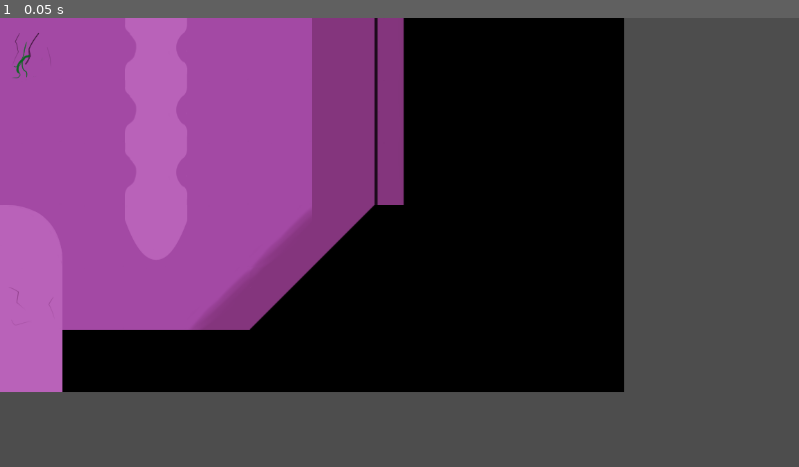
Above: before the commit, frame 1.
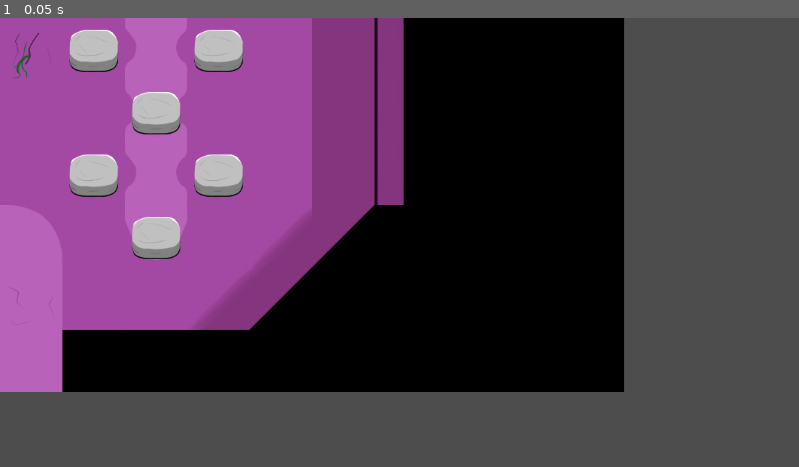
Above: after the commit, the same moment.

Repository: swapmasterx/undertale-tiaf
Game: Godot game, scene res://stages/ruins/Ruins_room4.tscn
The game is run twice, just before and just after one commit, with the same random seed, the same clock (stepped at 60 frames per second) and the same inputs. This scene is started directly instead of the project's main scene.
Inputs:
- Up to frame 1 (0.05 s): no input

The runs differ from the first frame. In frame 1, 3.2% of the frame differs, in the area x 8-31%, y 2-54%.
Error in both runs: Invalid assignment of property or key 'position' with value of type 'Vector2' on a base object of type 'null instance'. (res://stages/room_load_trigger_stuff/l…

Commit message:
Update 9
Buttons and levers. They just change when interacted with. Will do more later

Diff:
--- /dev/null
+++ b/floor_button.gd
@@ -0,0 +1,28 @@
+extends Node2D
+
+@export var load_trigger_area: LoadTriggerArea
+
+@export var on_texture: Texture
+
+@export var off_texture: Texture
+
+@export var sprite: Sprite2D
+
+@export var switch_state: bool = false
+
+func _ready():
+	if load_trigger_area:
+		if GlobalFlags.dev_mode == true:
+			print("interaction for ", self, " loaded")
+		load_trigger_area.interact = Callable(self, "_on_interact")
+		await self.ready
+		sprite.texture = off_texture
+
+func _on_interact():
+	if switch_state == false:
+		sprite.texture = on_texture
+		switch_state = true
+	else:
+		sprite.texture = off_texture
+		switch_state = false
+	print("touched the button ", switch_state)
--- /dev/null
+++ b/object prefabs/floor_button.tscn
@@ -0,0 +1,26 @@
+[gd_scene load_steps=7 format=3 uid="uid://btt4wd80ld8g1"]
+
+[ext_resource type="PackedScene" uid="uid://br00jt6bfouqk" path="res://stages/room_load_trigger_stuff/room_change_obj.tscn" id="1_oaupf"]
+[ext_resource type="Script" uid="uid://ddhuxh22yh1jc" path="res://floor_button.gd" id="2_nk5ff"]
+[ext_resource type="PackedScene" uid="uid://7b1j213oon8l" path="res://stages/load_trigger_area.tscn" id="3_nk5ff"]
+[ext_resource type="Texture2D" uid="uid://cxpc2p6v2yhd7" path="res://sprites/dev/button_down.png" id="3_w6ymt"]
+[ext_resource type="Texture2D" uid="uid://csnfdo6xpp8n2" path="res://sprites/dev/button_up.png" id="4_v3j3d"]
+
+[sub_resource type="RectangleShape2D" id="RectangleShape2D_nk5ff"]
+size = Vector2(58, 42)
+
+[node name="floor_button" node_paths=PackedStringArray("load_trigger_area", "sprite") instance=ExtResource("1_oaupf")]
+script = ExtResource("2_nk5ff")
+load_trigger_area = NodePath("LoadTriggerArea")
+on_texture = ExtResource("3_w6ymt")
+off_texture = ExtResource("4_v3j3d")
+sprite = NodePath("Sprite2D")
+switch_state = false
+
+[node name="Sprite2D" type="Sprite2D" parent="." index="0"]
+texture = ExtResource("4_v3j3d")
+
+[node name="LoadTriggerArea" parent="." index="1" instance=ExtResource("3_nk5ff")]
+
+[node name="CollisionShape2D" type="CollisionShape2D" parent="LoadTriggerArea" index="0"]
+shape = SubResource("RectangleShape2D_nk5ff")
--- a/object prefabs/object_core.gd
+++ b/object prefabs/object_core.gd
@@ -3,7 +3,7 @@
 class_name ObjectCore
 
 #0 = unset, 1 = text interactible, 2 = room load trigger
-@export_enum("Unset", "Textbox", "SavePoint") var object_type: int
+@export_enum("Unset", "Textbox", "SavePoint", "Switch") var object_type: int
 @export var interaction_area: InteractionArea
 #@export var text_handler: DialogHandler
 @export var dialog_data: DialogData
@@ -13,12 +13,24 @@
 var interact_counter: int = 0
 @export var max_interact: int = 1
 
+@export var switch_state: bool = false
+
+@export var on_texture: Texture
+
+@export var off_texture: Texture
+
+@export var sprite: Sprite2D
+
 func _ready():
 	if interaction_area:
+
 		if GlobalFlags.dev_mode == true:
 			print("interaction for ", self, " loaded")
 		interaction_area.interact = Callable(self, "_on_interact")
 		print(interaction_area.interact)
+		if object_type == 3:
+			await self.ready
+			sprite.texture = off_texture
 
 func _on_interact():
 
@@ -65,4 +77,10 @@
 
 
 func switch():
-	pass
+	if switch_state == false:
+		sprite.texture = on_texture
+		switch_state = true
+	else:
+		sprite.texture = off_texture
+		switch_state = false
+	print("touched the lever ", switch_state)
--- a/stages/room_load_trigger_stuff/change_room_trigger.gd
+++ b/stages/room_load_trigger_stuff/change_room_trigger.gd
@@ -3,9 +3,6 @@
 @export var scene_to_load: String = "0"
 
 @export var load_at: int = 0
-#@export var sideScrollModeSet = false
-
-#@export var veticalScrollModeSet = false
 
 @export var load_trigger_area: LoadTriggerArea
 
@@ -23,8 +20,6 @@
 	GlobalFlags.room_changing = true
 	Loadscreen.scene_to_load = scene_to_load
 
-	#Loadscreen.sideScrollModeSet = sideScrollModeSet
-	#Loadscreen.veticalScrollModeSet = veticalScrollModeSet
 	Loadscreen.change_scene()
 	SaveData.current_room = scene_to_load
 	print (scene_to_load)
--- a/stages/ruins/Ruins_room4.tscn
+++ b/stages/ruins/Ruins_room4.tscn
@@ -1,11 +1,19 @@
-[gd_scene load_steps=8 format=4 uid="uid://cp7knendu7hxk"]
+[gd_scene load_steps=14 format=4 uid="uid://cp7knendu7hxk"]
 
 [ext_resource type="Script" uid="uid://du3jwq3d6fwxg" path="res://stages/room_startup.gd" id="1_hg0r0"]
 [ext_resource type="TileSet" uid="uid://cll7x8gqf4262" path="res://tilemaps/ruins/ruins_toriel_home_yellow_hall.tres" id="2_rur2a"]
 [ext_resource type="Texture2D" uid="uid://uoq6xhg2udrp" path="res://tilemaps/ruins/tilesets/03a_ruins puzzle room_open.png" id="3_3sng2"]
 [ext_resource type="PackedScene" uid="uid://br00jt6bfouqk" path="res://stages/room_load_trigger_stuff/room_change_obj.tscn" id="4_0cutb"]
+[ext_resource type="PackedScene" uid="uid://hxjdqn8me8ba" path="res://object prefabs/object_base.tscn" id="4_pfvh1"]
+[ext_resource type="Resource" uid="uid://djdedcygfwnv2" path="res://UI/textbox stuff/dialog_set_resources/Ruins/Opening Area/Opening_room_flowers.tres" id="5_exxb3"]
 [ext_resource type="PackedScene" uid="uid://7b1j213oon8l" path="res://stages/load_trigger_area.tscn" id="5_pfvh1"]
+[ext_resource type="PackedScene" uid="uid://yu3tpob26bu4" path="res://interaction/Interaction_Area.tscn" id="6_7lpse"]
 [ext_resource type="PackedScene" uid="uid://bigpom0yyw1m3" path="res://stages/room_load_trigger_stuff/loadat_point.tscn" id="6_exxb3"]
+[ext_resource type="Texture2D" uid="uid://b88b78l8vow32" path="res://sprites/dev/ruins_lever_down.png" id="6_xig3i"]
+[ext_resource type="Texture2D" uid="uid://hvut31th7ghk" path="res://sprites/dev/ruins_lever_up.png" id="7_r8aih"]
+
+[sub_resource type="RectangleShape2D" id="RectangleShape2D_0cutb"]
+size = Vector2(21, 98)
 
 [sub_resource type="RectangleShape2D" id="RectangleShape2D_1vgup"]
 size = Vector2(190, 20)
@@ -22,14 +30,35 @@
 tile_set = ExtResource("2_rur2a")
 navigation_enabled = false
 
+[node name="02RuinsFirstSave" type="Sprite2D" parent="."]
+texture = ExtResource("3_3sng2")
+
 [node name="DecorB" type="TileMapLayer" parent="."]
+tile_map_data = PackedByteArray("AAADAAAAAwAAAAAAAgACAP//AwAAAAAAAgABAAAAAwAAAAAAAgABAAIAAwAAAAAAAgADAAIAAwAAAAAAAgACAAMAAwAAAAAAAgACAAEAAwAAAAAAAgA=")
 tile_set = ExtResource("2_rur2a")
 navigation_enabled = false
 
-[node name="02RuinsFirstSave" type="Sprite2D" parent="."]
-texture = ExtResource("3_3sng2")
+[node name="Interactibles" type="Node2D" parent="."]
 
-[node name="Interactibles" type="Node2D" parent="."]
+[node name="Switch" parent="Interactibles" node_paths=PackedStringArray("interaction_area", "sprite") instance=ExtResource("4_pfvh1")]
+position = Vector2(225, -176)
+object_type = 3
+interaction_area = NodePath("Interaction_Area")
+dialog_data = ExtResource("5_exxb3")
+on_texture = ExtResource("6_xig3i")
+off_texture = ExtResource("7_r8aih")
+sprite = NodePath("Switch2")
+
+[node name="Interaction_Area" parent="Interactibles/Switch" instance=ExtResource("6_7lpse")]
+
+[node name="CollisionShape2D" type="CollisionShape2D" parent="Interactibles/Switch/Interaction_Area"]
+position = Vector2(0, 0.5)
+rotation = 1.5708
+shape = SubResource("RectangleShape2D_0cutb")
+
+[node name="Switch2" type="Sprite2D" parent="Interactibles/Switch"]
+position = Vector2(0, -95)
+texture = ExtResource("7_r8aih")
 
 [node name="Scripted Events" type="Node2D" parent="."]
 
--- a/tilemaps/ruins/ruins_toriel_home_yellow_hall.tres
+++ b/tilemaps/ruins/ruins_toriel_home_yellow_hall.tres
@@ -1,9 +1,10 @@
-[gd_resource type="TileSet" load_steps=9 format=3 uid="uid://cll7x8gqf4262"]
+[gd_resource type="TileSet" load_steps=10 format=3 uid="uid://cll7x8gqf4262"]
 
 [ext_resource type="Texture2D" uid="uid://b8ambl45c0fkk" path="res://tilemaps/ruins/toriels_home_yellow_hall.png" id="1_hgjtb"]
 [ext_resource type="Texture2D" uid="uid://bss1smy163lmw" path="res://tilemaps/ruins/opening room.png" id="2_8tsk5"]
 [ext_resource type="Texture2D" uid="uid://c85ju0vt5ians" path="res://tilemaps/ruins/ruins.png" id="3_cm4ju"]
 [ext_resource type="PackedScene" uid="uid://cnivq2krm7x17" path="res://object prefabs/2_state_object.tscn" id="4_li2qj"]
+[ext_resource type="PackedScene" uid="uid://btt4wd80ld8g1" path="res://object prefabs/floor_button.tscn" id="5_wtx4o"]
 
 [sub_resource type="TileSetAtlasSource" id="TileSetAtlasSource_su2mt"]
 resource_name = "ruins_toriel_home_yellow_hall"
@@ -662,6 +663,7 @@
 [sub_resource type="TileSetScenesCollectionSource" id="TileSetScenesCollectionSource_cm4ju"]
 resource_name = "Dynamic_objects"
 scenes/1/scene = ExtResource("4_li2qj")
+scenes/2/scene = ExtResource("5_wtx4o")
 
 [resource]
 tile_size = Vector2i(90, 90)
Not shown, added: floor_button.gd.uid
Binary file added: sprites/dev/button_down.png
Not shown, added: sprites/dev/button_down.png.import
Binary file added: sprites/dev/button_up.png
Not shown, added: sprites/dev/button_up.png.import
Binary file added: sprites/dev/ruins_lever_down.png
Not shown, added: sprites/dev/ruins_lever_down.png.import
Binary file added: sprites/dev/ruins_lever_up.png
Not shown, added: sprites/dev/ruins_lever_up.png.import
Binary file added: sprites/dev/switch.png
Not shown, added: sprites/dev/switch.png.import
Binary file added: sprites/dev/switcha.png
(and 7 more such lines)
